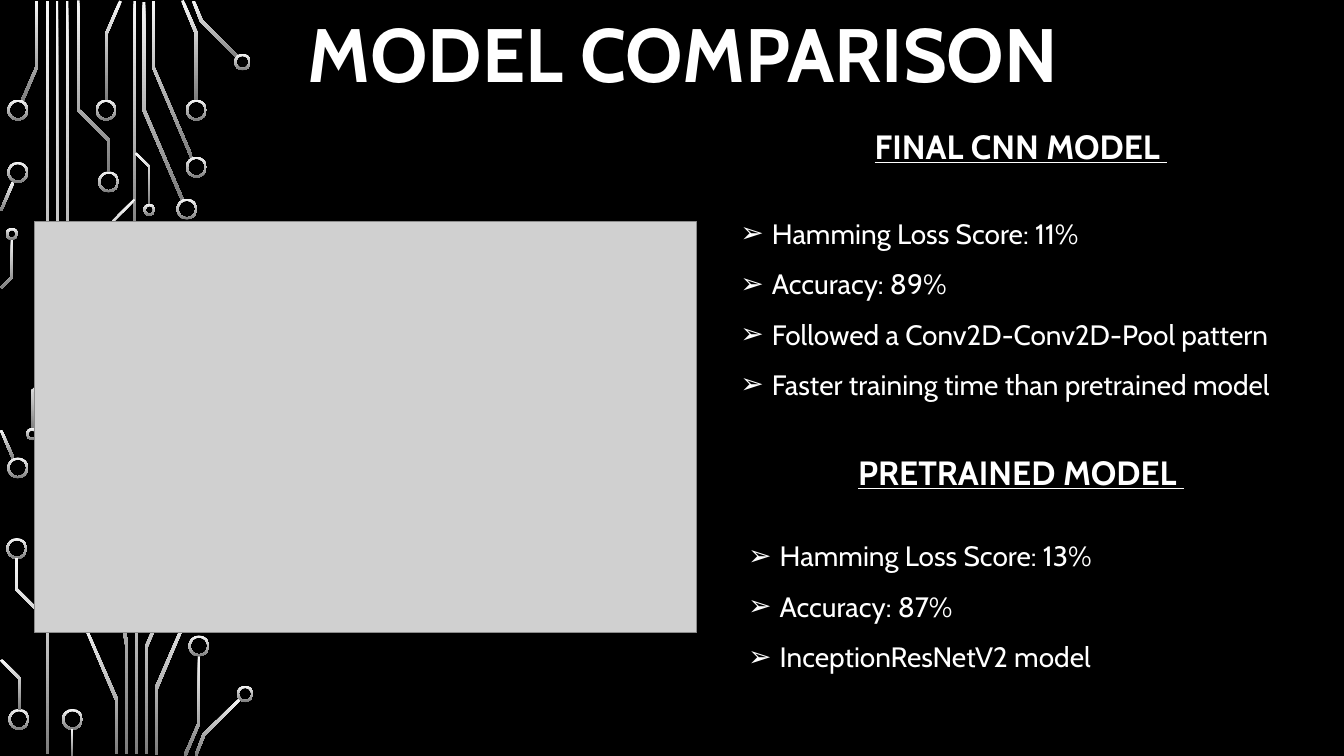
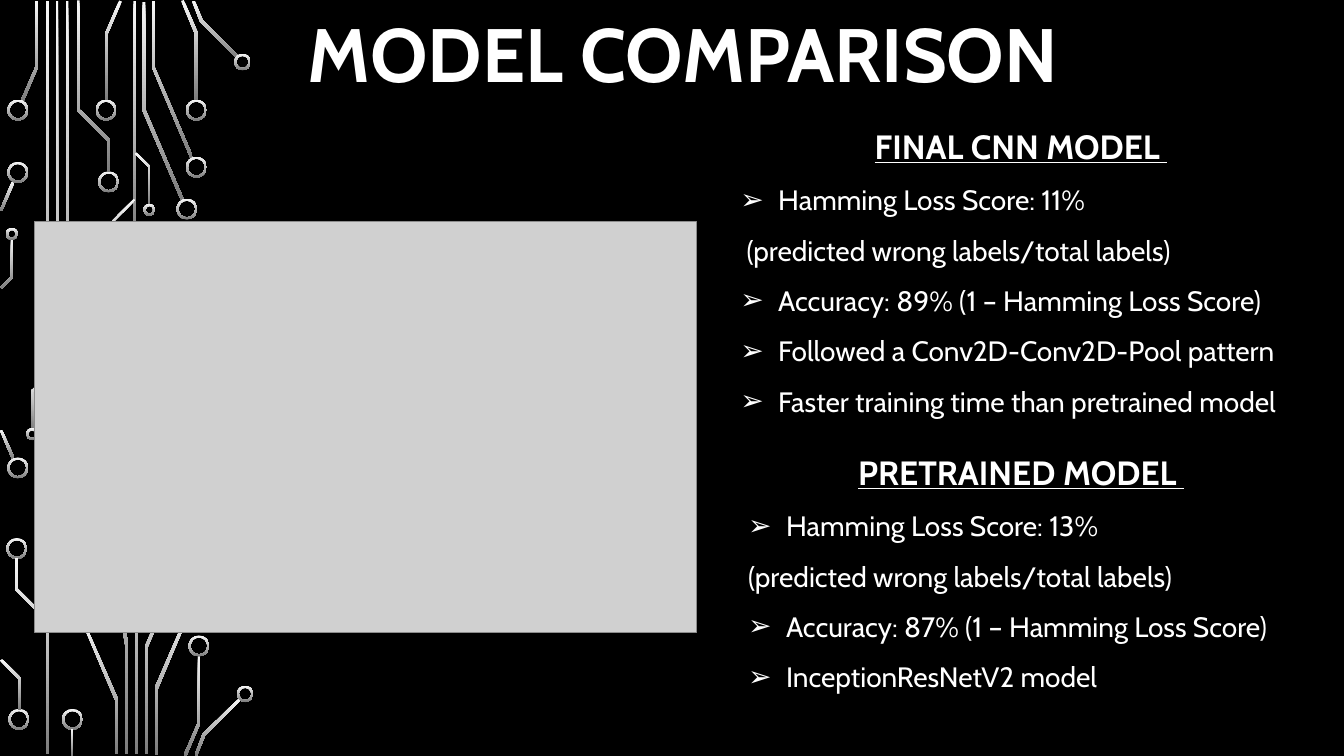
Before and after one commit to hpatel530/Image-Classification-for-Autonomous-Vehicles-, a slide deck: slide 8 of Capstone.pptx. Drawn at 1344x756 pixels with LibreOffice and Linux fonts; fonts in the diff are those of the drawing; grey boxes stand for pictures; background and template pictures are left out. Boxes give left, top, right and bottom in pixels: in the first picture for what was removed or moved away, otherwise in the second. Text is boxed around its words. In the diff, an @@ line names an element or a change of style, - is before the commit and + after.

```diff
--- a/Capstone.pptx
+++ b/Capstone.pptx
@@ text at <box>747,240,1261,317</box>: text changed @@
-➢ Accuracy: 89%
+(predicted wrong labels/total labels)
+➢ Accuracy: 89% (1 – Hamming Loss Score)
@@ text at <box>748,566,1267,643</box>: text changed @@
-➢ Accuracy: 87%
+(predicted wrong labels/total labels)
+➢ Accuracy: 87% (1 – Hamming Loss Score)
```
Also in this commit, not shown: 7 other slides changed.
